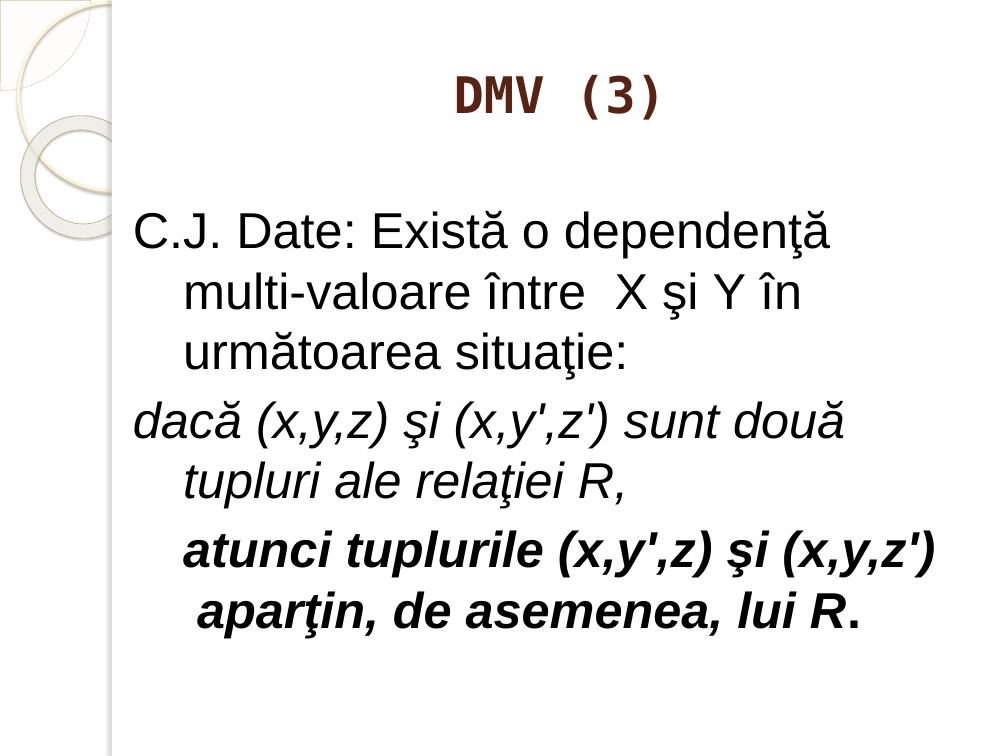
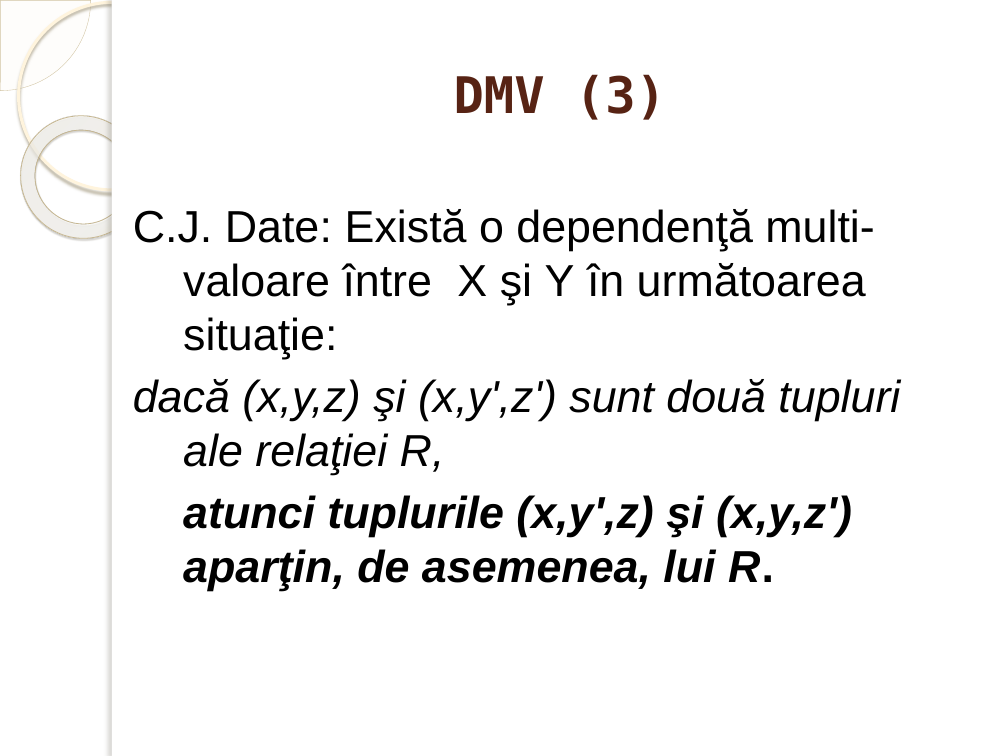
Before and after one commit to marinfotache/Baze-de-date-I, a slide deck: slide 41 of 03_Proiectarea BD prin normalizare/03b_Atribute_Dependente_intre_atribute.pptx. Drawn at 1008x756 pixels with LibreOffice and Linux fonts; fonts in the diff are those of the drawing; background and template pictures are left out. Boxes give left, top, right and bottom in pixels: in the first picture for what was removed or moved away, otherwise in the second. Text is boxed around its words. In the diff, an @@ line names an element or a change of style, - is before the commit and + after.

```diff
--- a/03_Proiectarea BD prin normalizare/03b_Atribute_Dependente_intre_atribute.pptx
+++ b/03_Proiectarea BD prin normalizare/03b_Atribute_Dependente_intre_atribute.pptx
@@ text "C.J. Date: Există o dependenţă ..." at (133,209,900,591): size 36 to 32 pt @@
```
Also in this commit, not shown: 1 other file.
